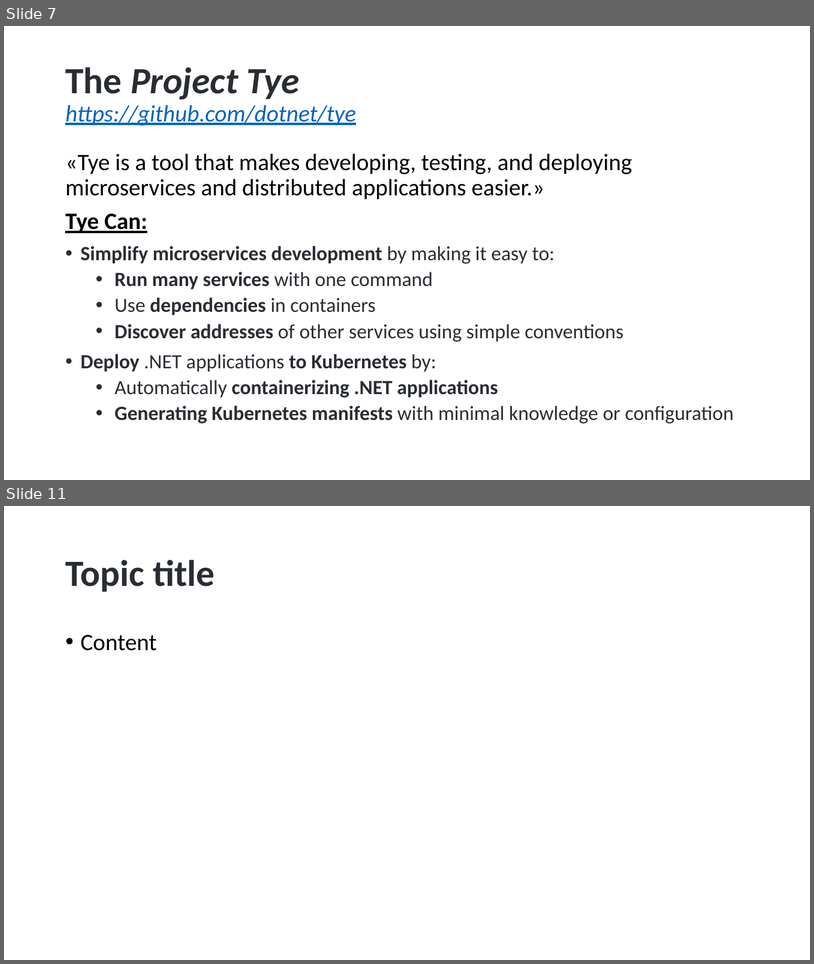
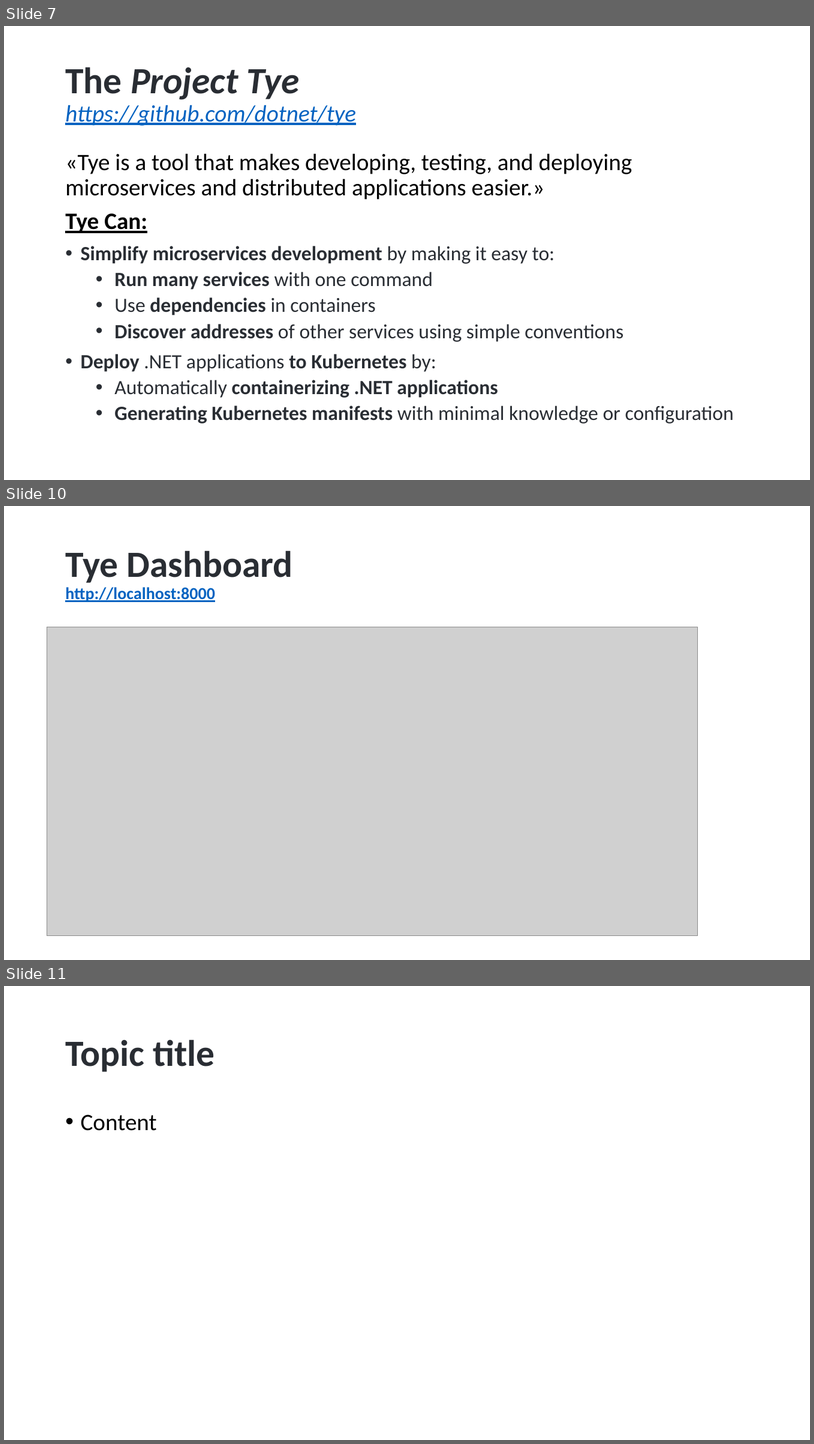
Before and after one commit to hikalkan/presentations, a slide deck: 2023-05-10 ABP Conf 2023 Developing with Kubernetes/Developing with Kubernetes.pptx. Shown one above the other, each under a label of ours: slides 7 and 11 before the commit, slides 7, 10 and 11 after it; the slides between them are not shown. The pictures are 814x964 and 814x1444 pixels, drawn with LibreOffice and Linux fonts; fonts in the diff are those of the drawing; grey boxes stand for pictures; background and template pictures are left out. Boxes give left, top, right and bottom in pixels: in the first picture for what was removed or moved away, otherwise in the second. Text is boxed around its words. In the diff, an @@ line names an element or a change of style, - is before the commit and + after.

```diff
--- a/2023-05-10 ABP Conf 2023 Developing with Kubernetes/Developing with Kubernetes.pptx
+++ b/2023-05-10 ABP Conf 2023 Developing with Kubernetes/Developing with Kubernetes.pptx
@@ slide 10 added at (x1=4, y1=506, x2=810, y2=960), background picture (left out) @@
@@ title added at (x1=65, y1=550, x2=293, y2=602), 20 pt, text #0563C1, bold, underline @@
+Tye Dashboard
+http://localhost:8000
@@ picture added at (x1=47, y1=627, x2=698, y2=936) @@
```
Also in this commit, not shown: 1 slide changed, 1 other slide added, 2 slides removed.
